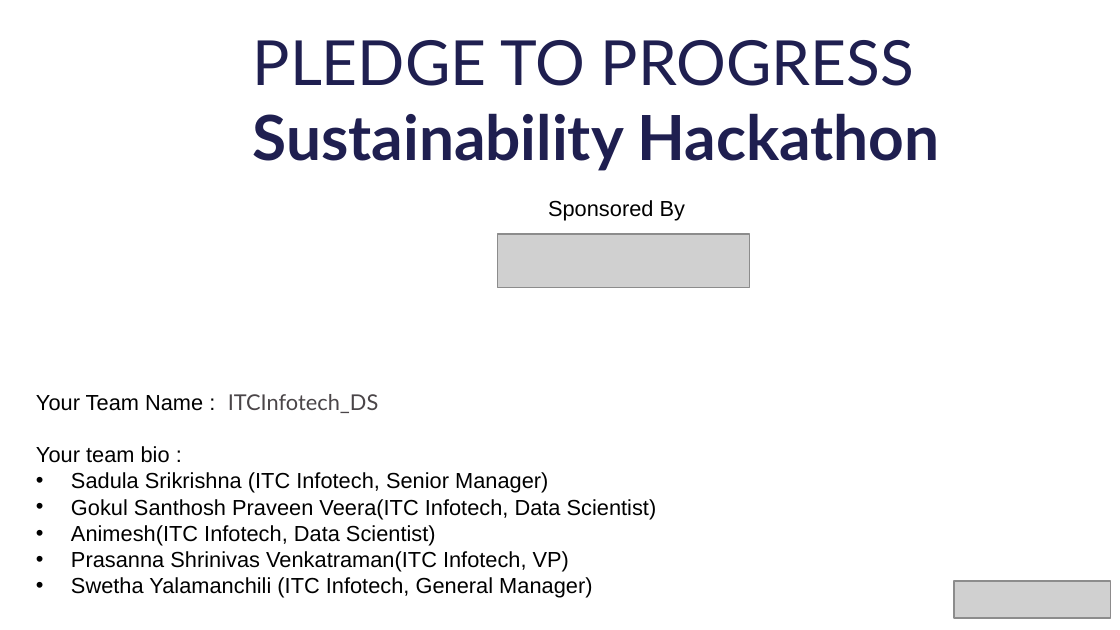
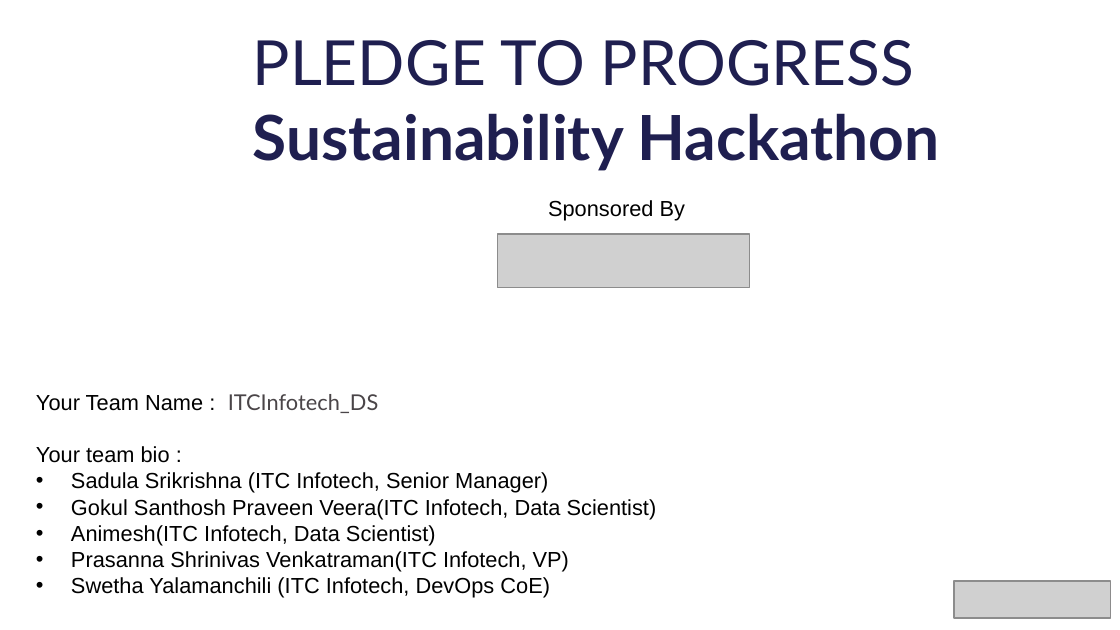
Before and after one commit to itcgreenmetal/Predectivemaintenance_ITCINFOTECH, a slide deck: slide 1 of Predictive_Maintenance_Sustainability/PLEDGE_TO_PROGRES_Microsoft_Sustainability_with_PredictiveMaintenance_Belt_Manufacturing.pptx. Drawn at 1120x630 pixels with LibreOffice and Linux fonts; fonts in the diff are those of the drawing; grey boxes stand for pictures; background and template pictures are left out. Boxes give left, top, right and bottom in pixels: in the first picture for what was removed or moved away, otherwise in the second. Text is boxed around its words. In the diff, an @@ line names an element or a change of style, - is before the commit and + after.

```diff
--- a/Predictive_Maintenance_Sustainability/PLEDGE_TO_PROGRES_Microsoft_Sustainability_with_PredictiveMaintenance_Belt_Manufacturing.pptx
+++ b/Predictive_Maintenance_Sustainability/PLEDGE_TO_PROGRES_Microsoft_Sustainability_with_PredictiveMaintenance_Belt_Manufacturing.pptx
@@ text at <box>71,577,550,598</box>: text changed @@
-• Swetha Yalamanchili (ITC Infotech, General Manager)
+• Swetha Yalamanchili (ITC Infotech, DevOps CoE)
```
Also in this commit, not shown: 2 other slides changed.
